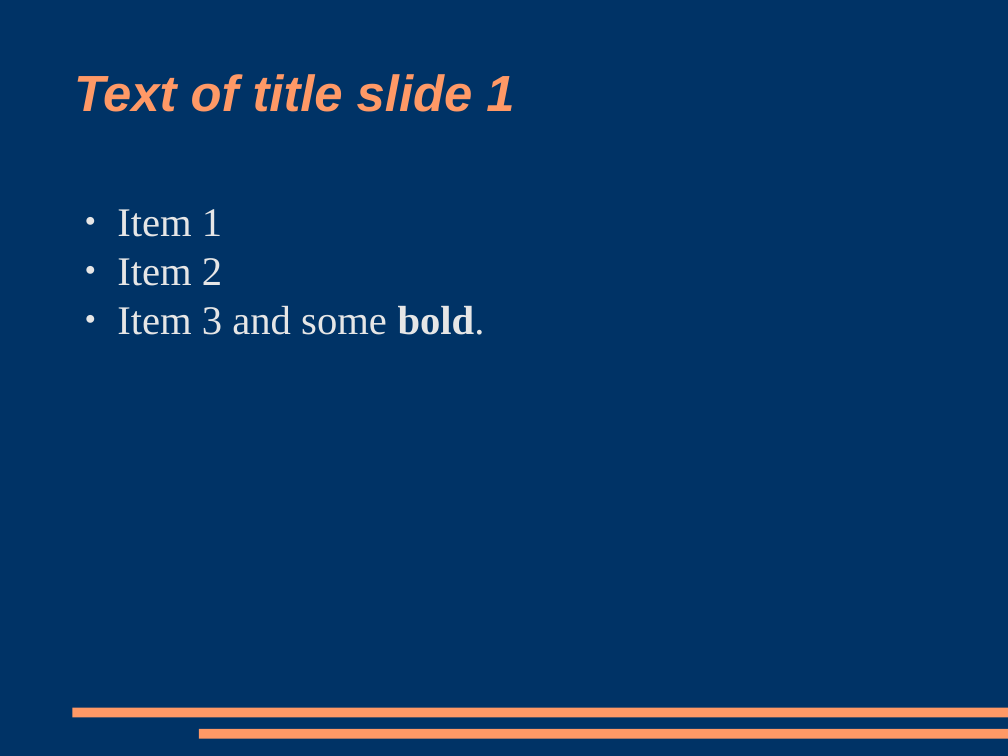
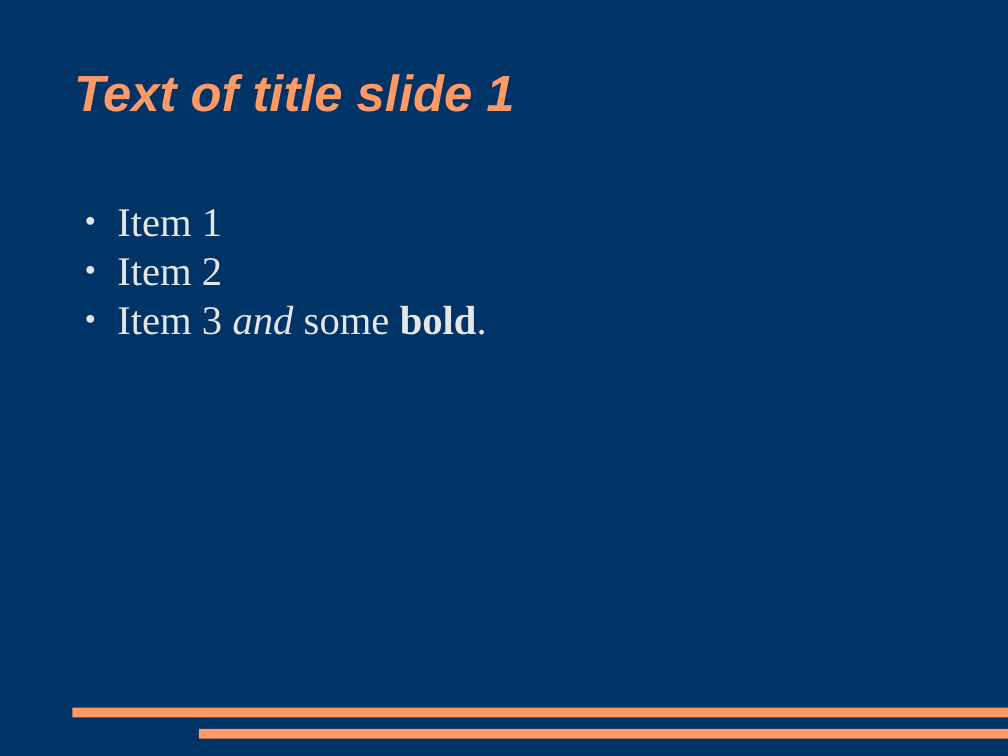
Before and after one commit to klew00/okapi, a slide deck: slide 1 of filters/net.sf.okapi.filters.openoffice.tests/TestPresentation01.odp. Drawn at 1008x756 pixels with LibreOffice and Linux fonts; fonts in the diff are those of the drawing. Boxes give left, top, right and bottom in pixels: in the first picture for what was removed or moved away, otherwise in the second. Text is boxed around its words. In the diff, an @@ line names an element or a change of style, - is before the commit and + after.

```diff
--- a/filters/net.sf.okapi.filters.openoffice.tests/TestPresentation01.odp
+++ b/filters/net.sf.okapi.filters.openoffice.tests/TestPresentation01.odp
@@ text at (117, 305, 487, 335): italic on in "and" @@
```
Also in this commit, not shown: 4 other files.
